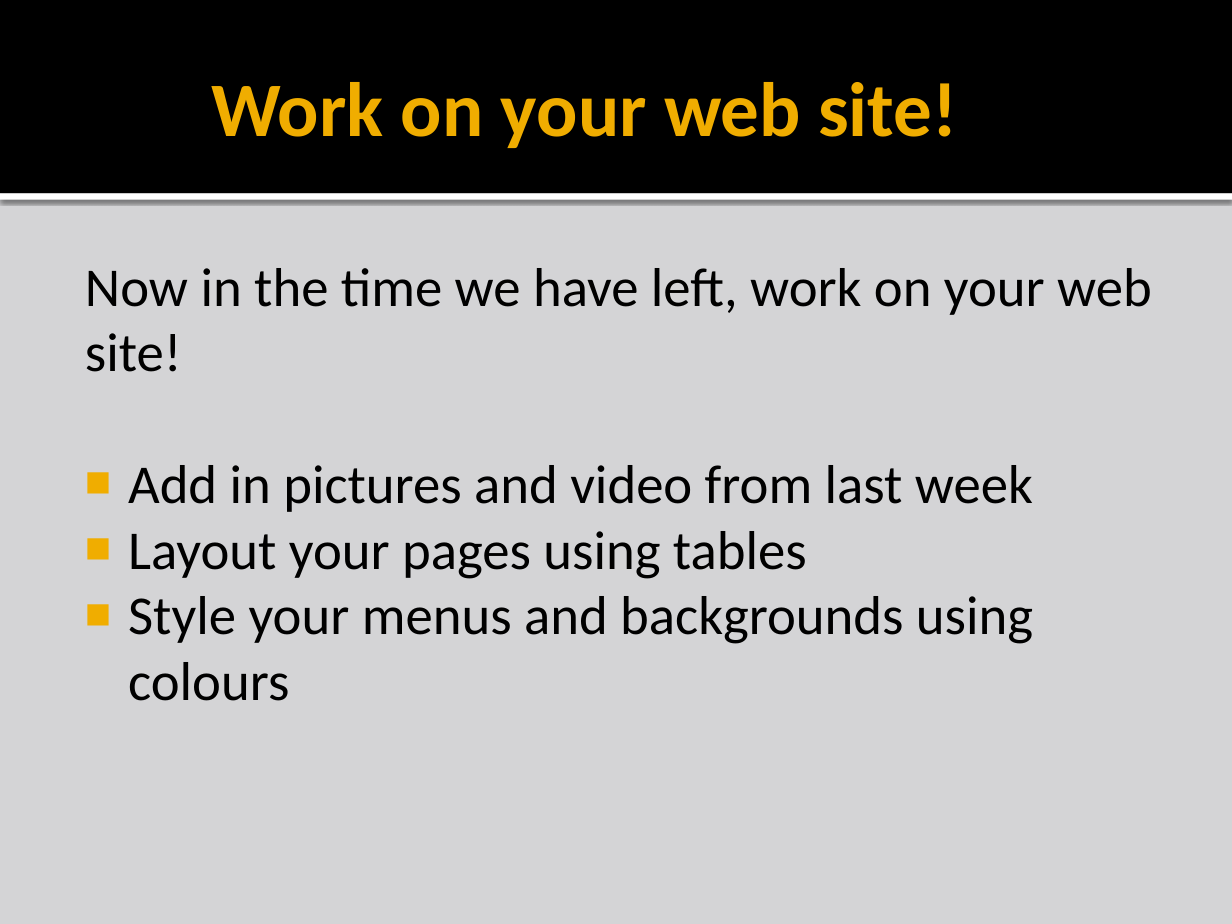
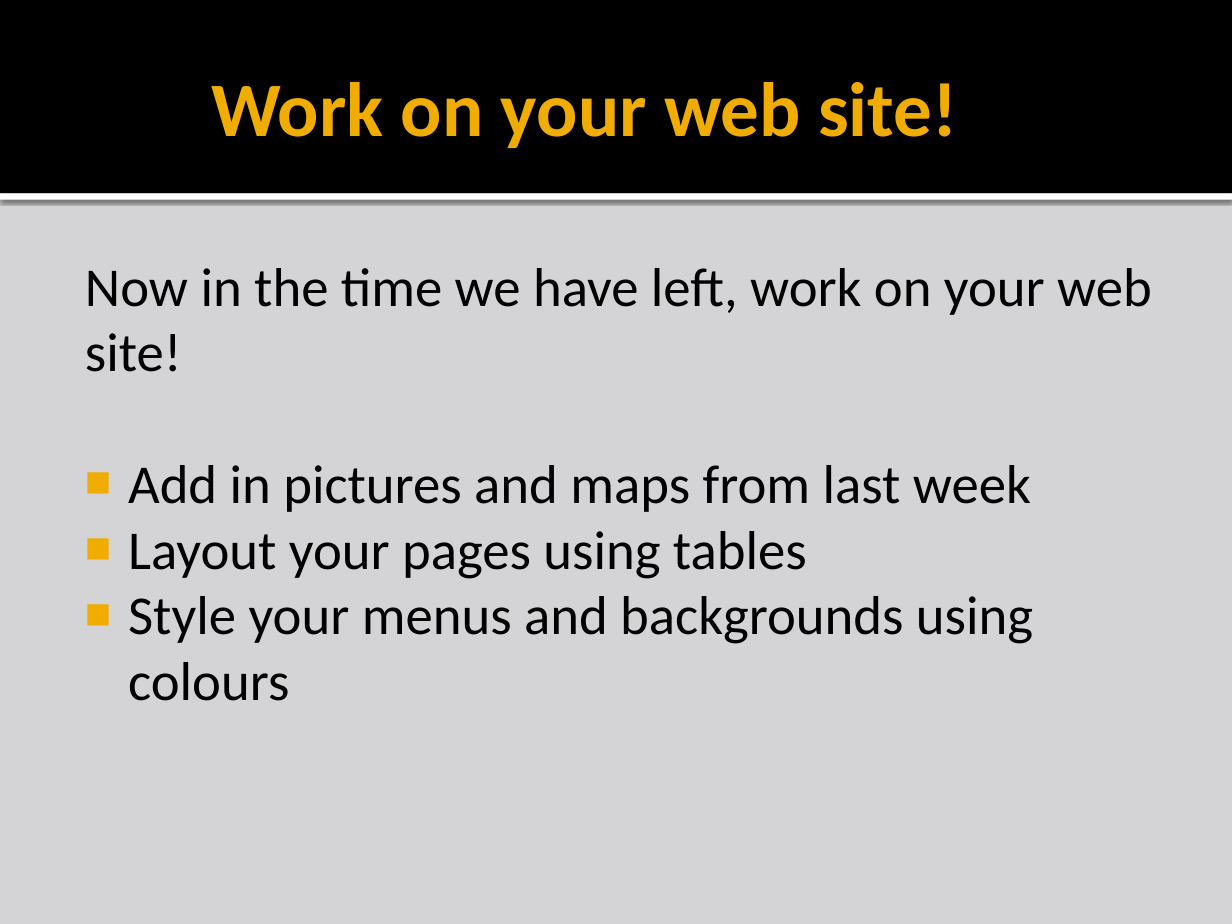
Before and after one commit to liamf/coderdojo-bray, a slide deck: slide 17 of html/presentations/CoderDojoBrayHTML_session2.pptx (slide 16 before the commit). Drawn at 1232x924 pixels with LibreOffice and Linux fonts; fonts in the diff are those of the drawing; background and template pictures are left out. Boxes give left, top, right and bottom in pixels: in the first picture for what was removed or moved away, otherwise in the second. Text is boxed around its words. In the diff, an @@ line names an element or a change of style, - is before the commit and + after.

```diff
--- a/html/presentations/CoderDojoBrayHTML_session2.pptx
+++ b/html/presentations/CoderDojoBrayHTML_session2.pptx
@@ text at bbox=[128, 465, 1031, 512]: text changed @@
-■ Add in pictures and video from last week
+■ Add in pictures and maps from last week
```
Also in this commit, not shown: 2 other slides changed, 1 slide added, 13 other files.
